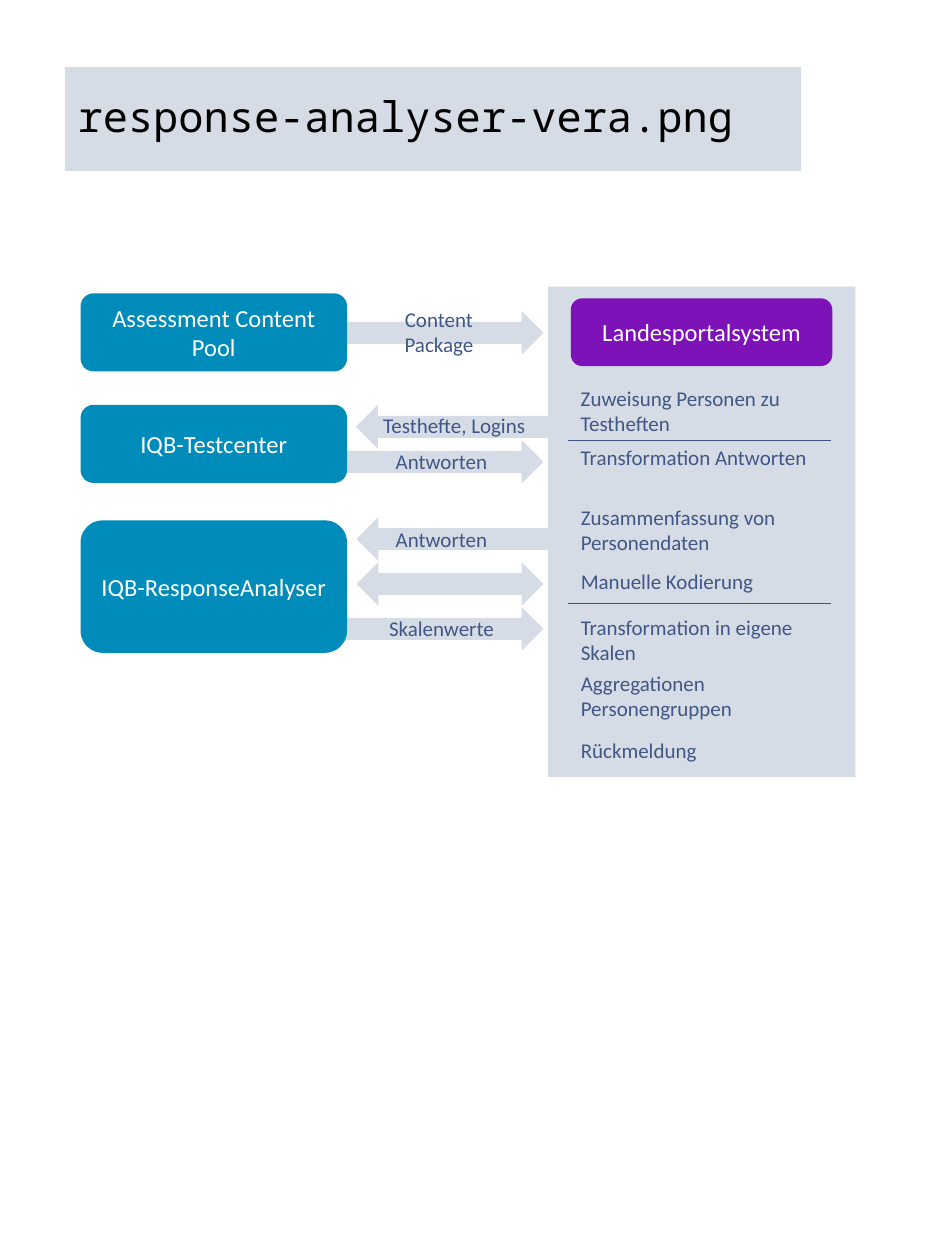
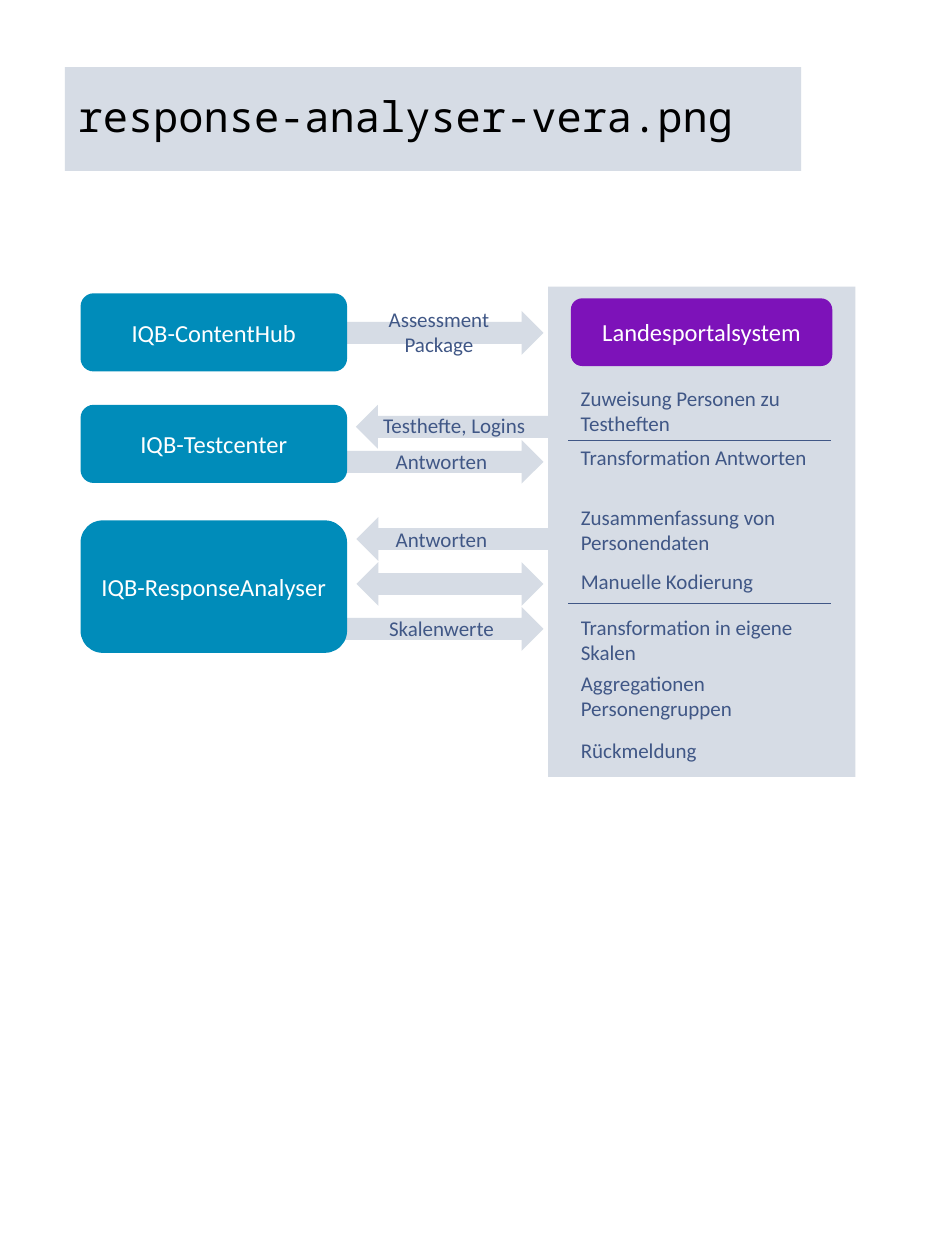
Before and after one commit to iqb-berlin/rising-stars, a slide deck: slide 6 of assets/figures.pptx. Drawn at 945x1260 pixels with LibreOffice and Linux fonts; fonts in the diff are those of the drawing. Boxes give left, top, right and bottom in pixels: in the first picture for what was removed or moved away, otherwise in the second. Text is boxed around its words. In the diff, an @@ line names an element or a change of style, - is before the commit and + after.

Commit message:
Rename to ContentHub and AP

```diff
--- a/assets/figures.pptx
+++ b/assets/figures.pptx
@@ text in rounded rectangle at bbox=[132, 325, 296, 346]: text changed @@
-Assessment Content Pool
+IQB-ContentHub
@@ text at bbox=[389, 310, 489, 359]: text changed @@
-Content Package
+Assessment Package
```
Also in this commit, not shown: 4 other slides changed, 17 other files.
